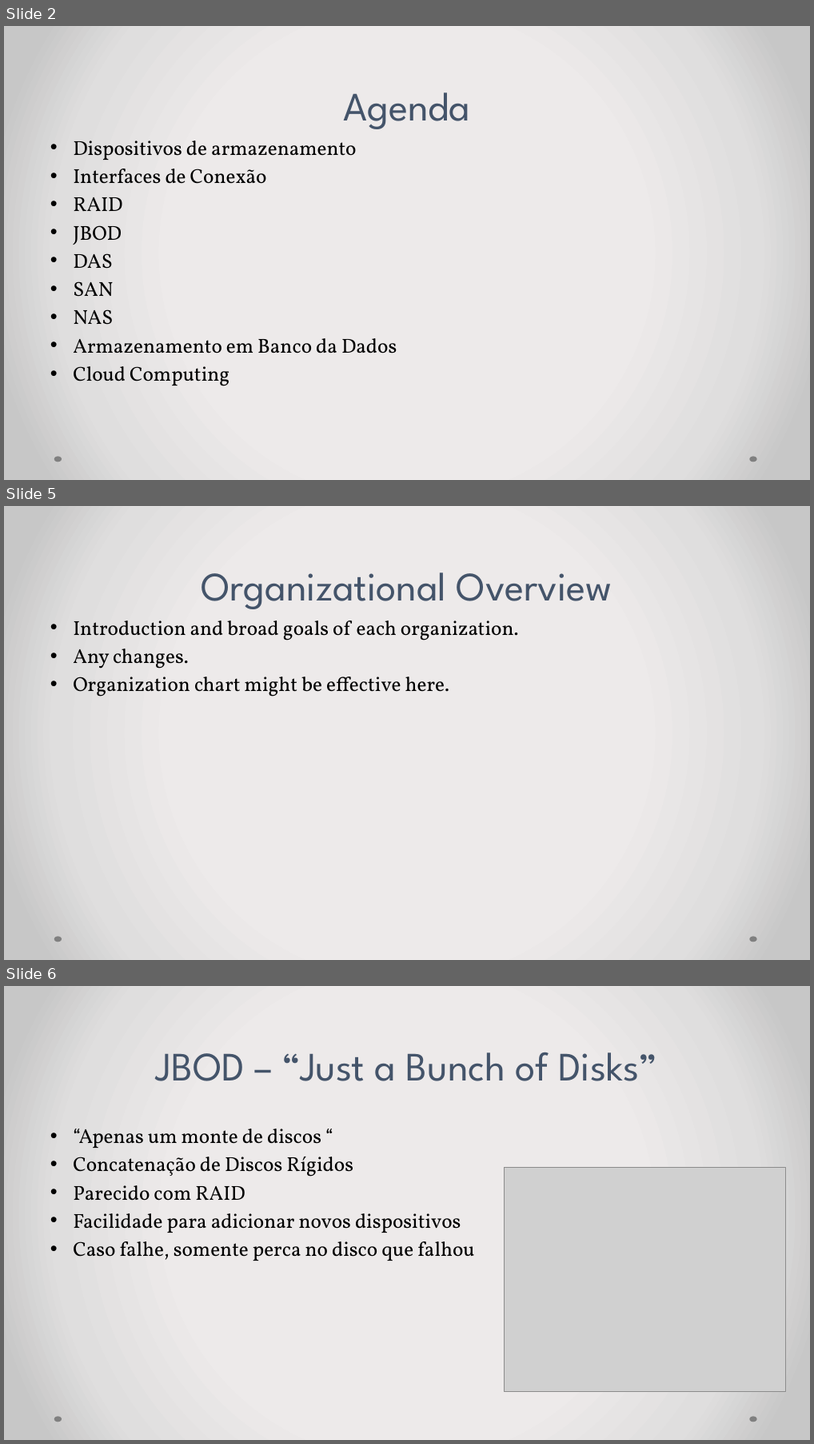
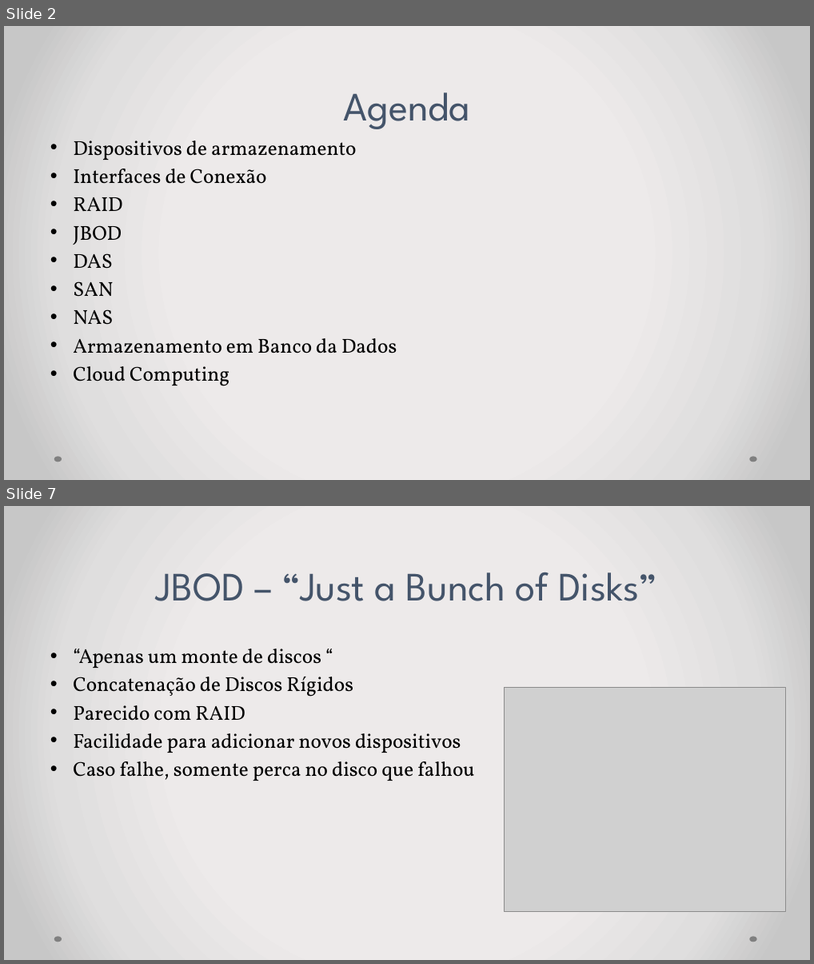
Before and after one commit to IHMHR/Arquitetura-de-Computadores, a slide deck: ApresentacaoArmazenamento.pptx. Shown one above the other, each under a label of ours: slides 2, 5 and 6 before the commit, slides 2 and 7 after it; the slides between them are not shown. The pictures are 814x1444 and 814x964 pixels, drawn with LibreOffice and Linux fonts; fonts in the diff are those of the drawing; grey boxes stand for pictures. Boxes give left, top, right and bottom in pixels: in the first picture for what was removed or moved away, otherwise in the second. Text is boxed around its words. In the diff, an @@ line names an element or a change of style, - is before the commit and + after.

```diff
--- a/ApresentacaoArmazenamento.pptx
+++ b/ApresentacaoArmazenamento.pptx
@@ slide 5 removed at box(4, 506, 810, 960), background gradient #EDEBEB to #E0DEDE to #C9C7C7; not listed: 2 template elements that a slide beside it also shows @@
@@ title removed at box(202, 572, 613, 609) @@
-Organizational Overview
@@ text removed at box(73, 620, 519, 696) @@
-• Introduction and broad goals of each organization.
-• Any changes.
-• Organization chart might be effective here.
@@ what was slide 6 is now slide 7 @@
```
Also in this commit, not shown: 5 slides added, 5 other slides removed, 6 other files.
